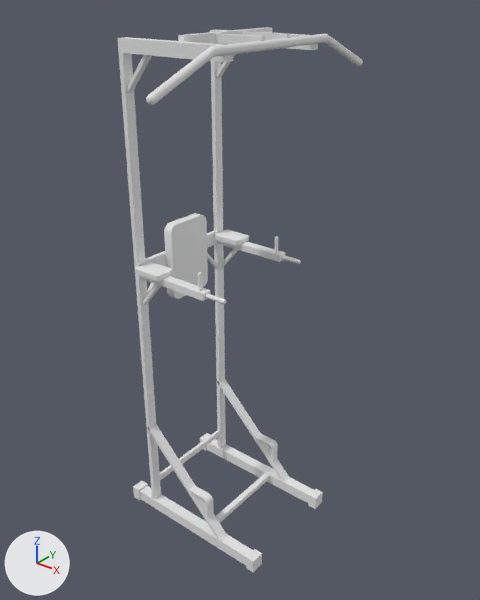
What one commit did to the Blender file Aibek/pullup-bar.blend.
Camera for both pictures: a camera (50 mm lens) standing at (7.93, -8.43, 11.39) and looking at (0.05, 1.42, 5.29). The lights are fixed; the arrows at lower left show +X, +Y and +Z.

In view in the first picture: 'bottom-left-construct', 'bottom-left-support', 'bottom-right-construct', 'bottom-right-support', 'cushion', 'left-construct', 'left-leg', 'left-long-construct', 'pullup-bar', 'right-leg', 'right-long-construct', 'top-left-construct', 'top-middle-construct', 'top-right-construct'.
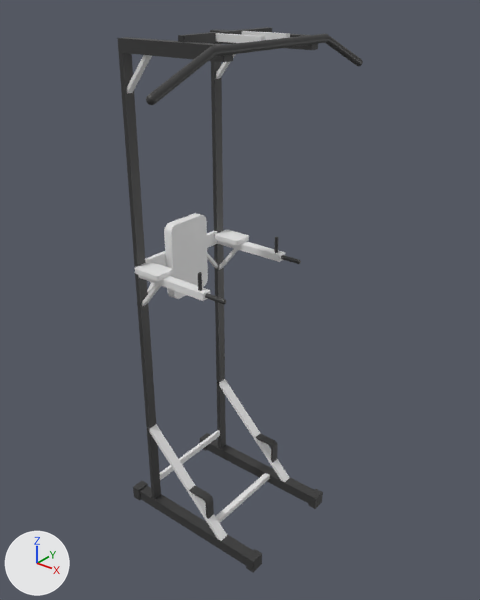
What differs and where, as boxes (x1, y1, x2, y2) in the pictures (480 x 600 px):
'left-long-construct', recoloured (white to black): (119, 53, 161, 499) in both
'right-long-construct', recoloured (white to black): (211, 43, 226, 449) in both
'pullup-bar', recoloured (white to black): (146, 34, 363, 105) in both
'bottom-left-construct', recoloured (white to black): (133, 481, 262, 573) in both
'bottom-right-construct', recoloured (white to black): (200, 433, 323, 509) in both
'top-left-construct', recoloured (white to black): (117, 37, 233, 62) in both
'top-middle-construct', recoloured (white to black): (178, 27, 272, 43) in both
'left-leg', recoloured (white to black): (189, 486, 214, 519) in both
'right-leg', recoloured (white to black): (256, 433, 278, 463) in both
'top-right-construct', recoloured (white to black): (210, 30, 318, 50) in both

The change, as a diff of the scene's bpy script:
```diff
--- a/Aibek/pullup-bar.blend.py
+++ b/Aibek/pullup-bar.blend.py
@@ mat_black @@
+mat_black = principled_material('black')
+mat_black.base_color = (0.0372, 0.0372, 0.0372)  # black #363636
@@ me_cube @@
 me_cube.from_pydata(...)  # 36 vertices, 34 faces; spans x -1.23..1.01, y -1.24..1.24, z -1.24..1.24
-me_cube.materials.append(mat_material)  # white #e7e7e7
+me_cube.materials.append(mat_black)  # black #363636
@@ me_cube_003 @@
 me_cube_003.from_pydata(...)  # 8 vertices, 6 faces; spans x -1.0..1.0, y -1.0..1.0, z -1.67..1.67
+me_cube_003.materials.append(mat_black)  # black #363636
@@ me_cube_006 @@
 me_cube_006.from_pydata(...)  # 200 vertices, 198 faces; spans x -0.644..0.033, y -0.108..0.108, z -0.737..0.195
+me_cube_006.materials.append(mat_black)  # black #363636
@@ me_cube_011 @@
 me_cube_011.from_pydata(...)  # 8 vertices, 6 faces; spans x -1.0..1.0, y -1.0..1.0, z -1.67..1.67
+me_cube_011.materials.append(mat_black)  # black #363636
@@ me_cylinder_002 @@
 me_cylinder_002.from_pydata(...)  # 608 vertices, 578 faces; spans x -0.08..0.08, y -0.61..0.08, z -2.97..2.97
+me_cylinder_002.materials.append(mat_black)  # black #363636
@@ me_cube_018 @@
 me_cube_018.from_pydata(...)  # 8 vertices, 6 faces; spans x -1.0..1.0, y -1.0..1.0, z -1.67..1.67
+me_cube_018.materials.append(mat_black)  # black #363636
@@ me_cube_001 @@
 me_cube_001.from_pydata(...)  # 36 vertices, 34 faces; spans x -1.23..1.01, y -1.24..1.24, z -1.24..1.24
-me_cube_001.materials.append(mat_material)  # white #e7e7e7
+me_cube_001.materials.append(mat_black)  # black #363636
@@ me_cube_012 @@
 me_cube_012.from_pydata(...)  # 200 vertices, 198 faces; spans x -0.644..0.033, y -0.108..0.108, z -0.737..0.195
+me_cube_012.materials.append(mat_black)  # black #363636
@@ me_cube_002 @@
 me_cube_002.from_pydata(...)  # 8 vertices, 6 faces; spans x -1.0..1.0, y -1.0..1.0, z -1.67..1.67
+me_cube_002.materials.append(mat_black)  # black #363636
@@ me_cube_017 @@
 me_cube_017.from_pydata(...)  # 8 vertices, 6 faces; spans x -1.0..1.0, y -1.0..1.0, z -1.67..1.67
+me_cube_017.materials.append(mat_black)  # black #363636
```
